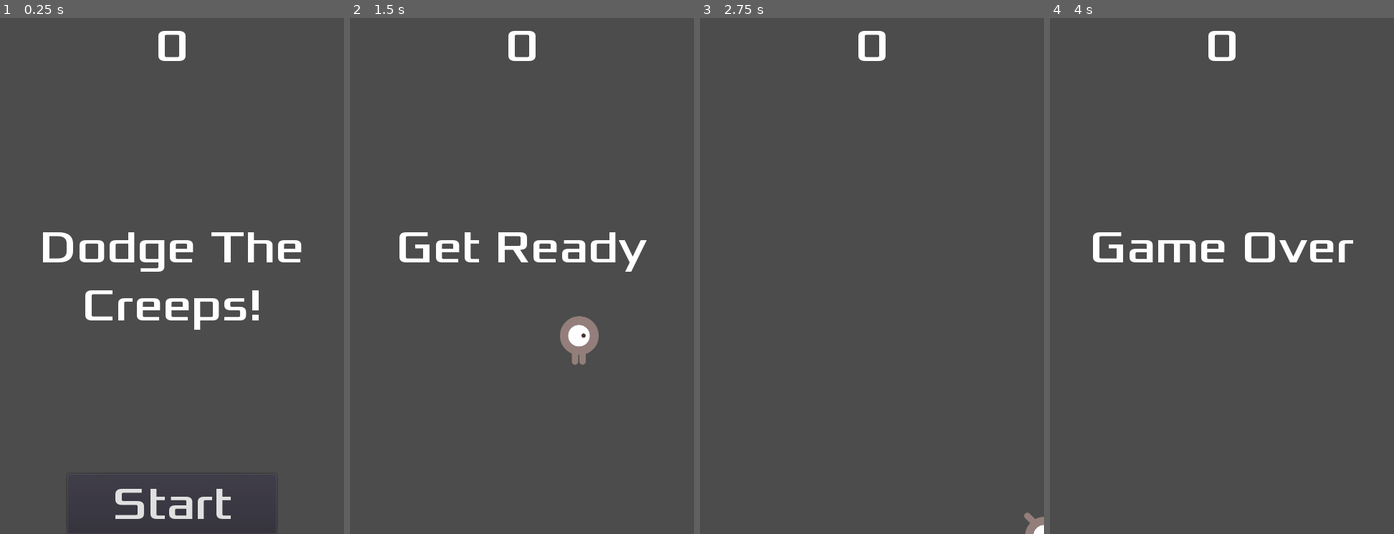
Above: before the commit, frames 1-4 (left to right).
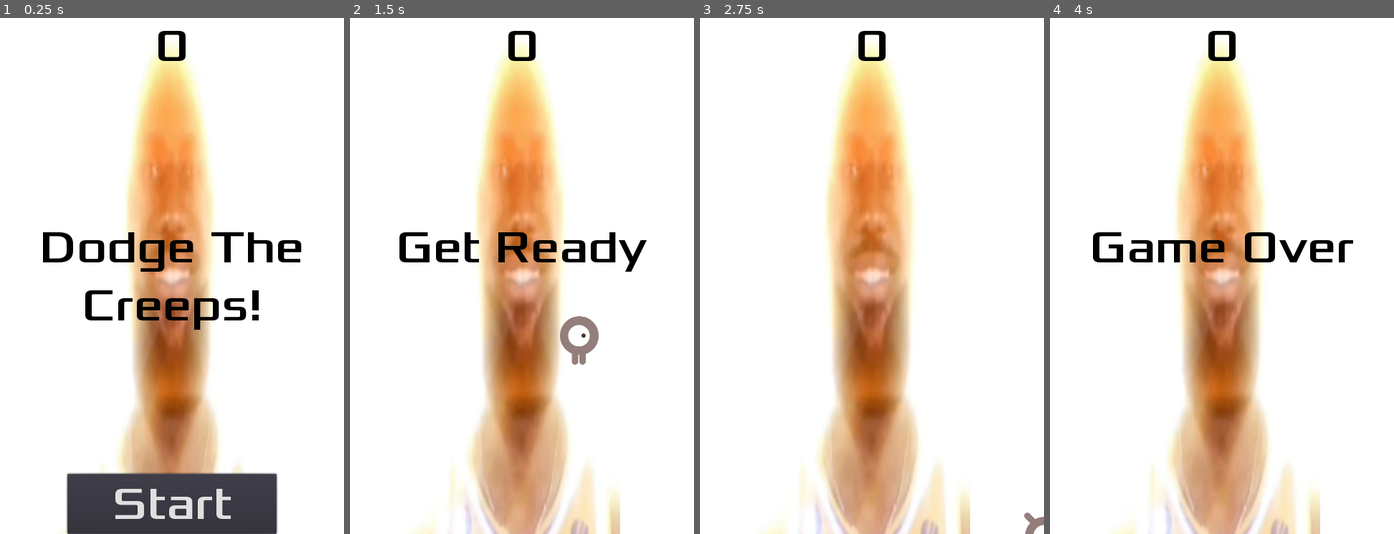
Above: after the commit, the same moments.

Repository: SrGandara/DodgeTheCreeps
Game: Godot game, scene res://Main.tscn
Same seed, same stepped clock (60 frames per second), same inputs: the game is played once before the commit and once after it.
Inputs:
- Up to frame 1 (0.25 s): no input
- Up to frame 2 (1.5 s): click "Start" at 0.5 s; tap Enter at 1.25 s; hold Right (move_right) from 1.28 s (still down)
- Up to frame 3 (2.75 s): release Right (move_right) at 2.03 s; hold Down (move_down) from 2.03 s (still down)
- Up to frame 4 (4 s): release Down (move_down) at 2.78 s; hold Right (move_right) 2.78-3.53 s; hold Up (move_up) from 3.53 s (still down)

The runs differ from the first frame. In frame 1, 93% of the frame differs, in the area x 0-100%, y 0-100%; in frame 2, 99%; in frame 3, 100%; in frame 4, 100%.

Commit message:
[COMMIT] Canviem el fons.

Diff:
--- a/src/HUD.tscn
+++ b/src/HUD.tscn
@@ -16,6 +16,7 @@
 margin_left = -240.0
 margin_right = 240.0
 margin_bottom = 159.0
+custom_colors/font_color = Color( 0, 0, 0, 1 )
 custom_fonts/font = SubResource( 1 )
 text = "0
 "
@@ -30,6 +31,7 @@
 margin_top = -79.5
 margin_right = 200.0
 margin_bottom = 79.5
+custom_colors/font_color = Color( 0, 0, 0, 1 )
 custom_fonts/font = SubResource( 1 )
 text = "Dodge The Creeps!"
 align = 1
--- a/src/Main.tscn
+++ b/src/Main.tscn
@@ -1,9 +1,10 @@
-[gd_scene load_steps=6 format=2]
+[gd_scene load_steps=7 format=2]
 
 [ext_resource path="res://Player.tscn" type="PackedScene" id=1]
 [ext_resource path="res://Main.gd" type="Script" id=2]
 [ext_resource path="res://Mob.tscn" type="PackedScene" id=3]
 [ext_resource path="res://HUD.tscn" type="PackedScene" id=4]
+[ext_resource path="res://assets/art/LJS.jpg" type="Texture" id=5]
 
 [sub_resource type="Curve2D" id=1]
 _data = {
@@ -13,6 +14,17 @@
 [node name="Main" type="Node"]
 script = ExtResource( 2 )
 mob_scene = ExtResource( 3 )
+
+[node name="ColorRect" type="ColorRect" parent="."]
+anchor_right = 1.0
+anchor_bottom = 1.0
+color = Color( 0.227451, 0, 0, 1 )
+
+[node name="TextureRect" type="TextureRect" parent="."]
+anchor_right = 1.0
+anchor_bottom = 1.0
+texture = ExtResource( 5 )
+expand = true
 
 [node name="Player" parent="." instance=ExtResource( 1 )]
 
Binary file added: src/assets/art/LJS.jpg
Not shown, added: src/assets/art/LJS.jpg.import
